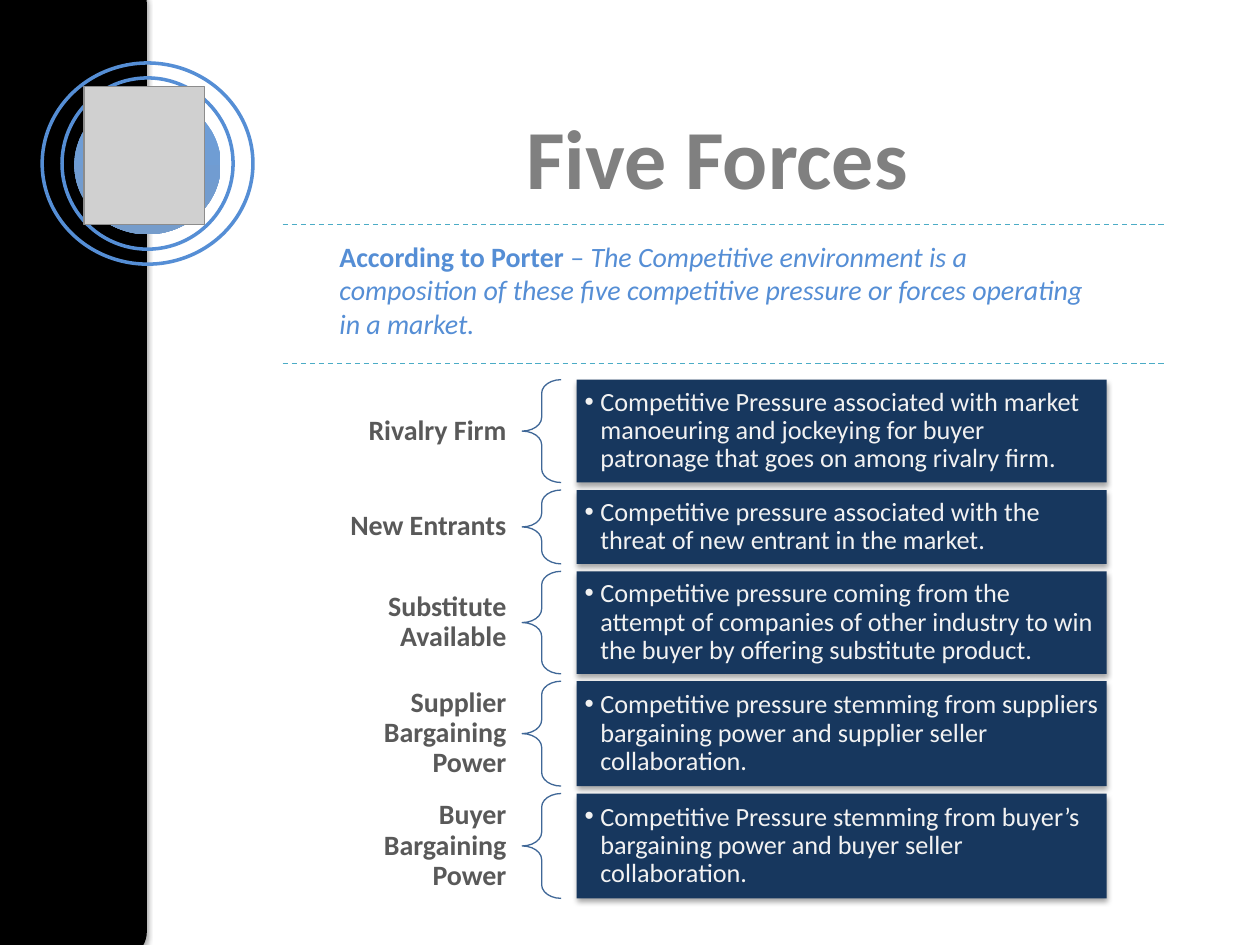
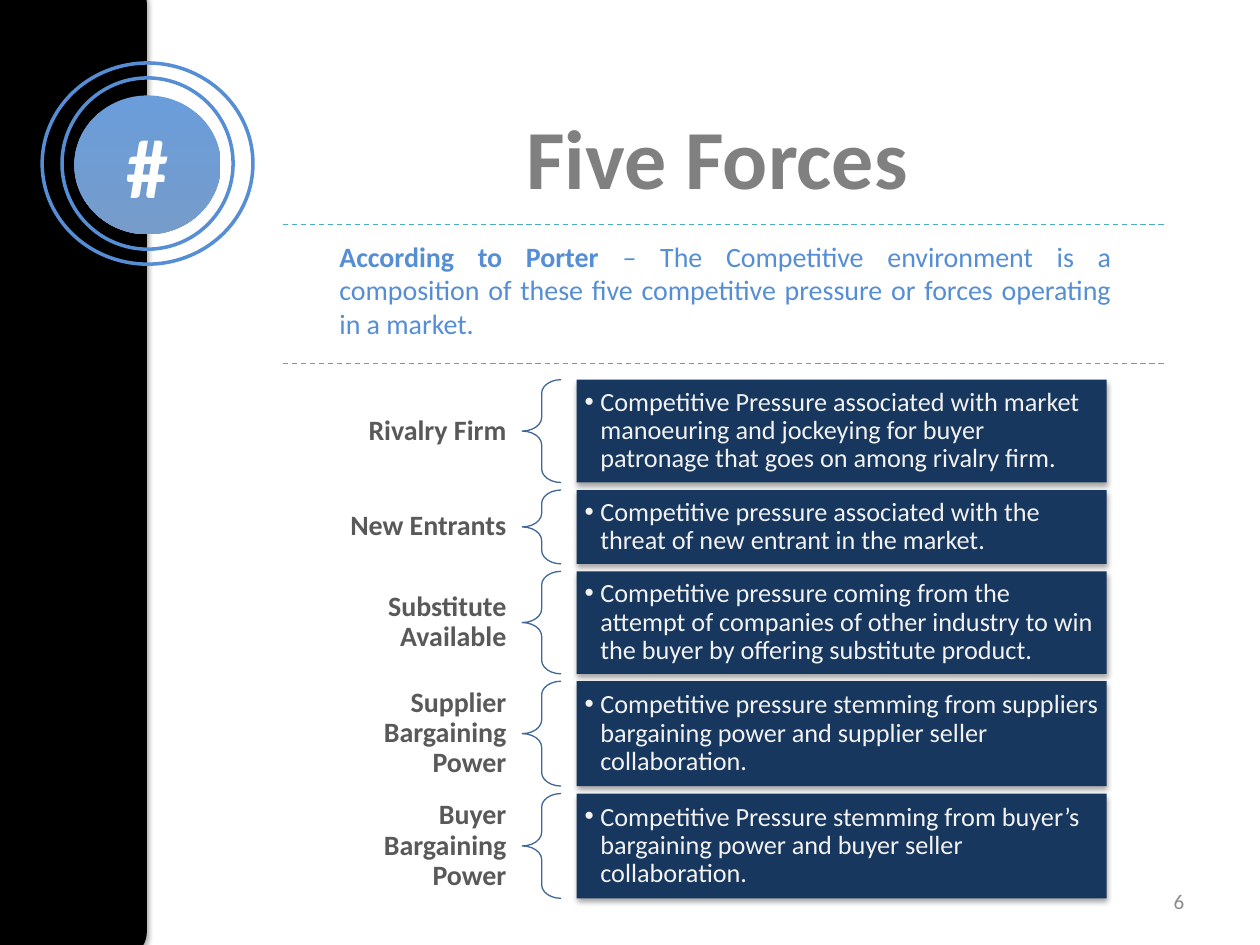
Before and after one commit to Akshaywebdev888/presentation, a slide deck: slide 6 of Five Forces of Competitive Ananlysis.pptx (slide 4 before the commit). Drawn at 1260x945 pixels with LibreOffice and Linux fonts; fonts in the diff are those of the drawing; grey boxes stand for pictures. Boxes give left, top, right and bottom in pixels: in the first picture for what was removed or moved away, otherwise in the second. Text is boxed around its words. In the diff, an @@ line names an element or a change of style, - is before the commit and + after.

```diff
--- a/Five Forces of Competitive Ananlysis.pptx
+++ b/Five Forces of Competitive Ananlysis.pptx
@@ picture removed at box(84, 87, 205, 226) @@
@@ text in ellipse at box(74, 96, 220, 234): text added @@
+#
@@ text "According to Porter – The ..." at box(339, 247, 1111, 334): italic off in "The Competitive environment is a composition of ..."; alignment left to justified @@
@@ page number added at box(1174, 895, 1185, 909), 12 pt, text #8C8C8C @@
+6
```
Also in this commit, not shown: 9 other slides changed, 9 slides added, 13 other files.
